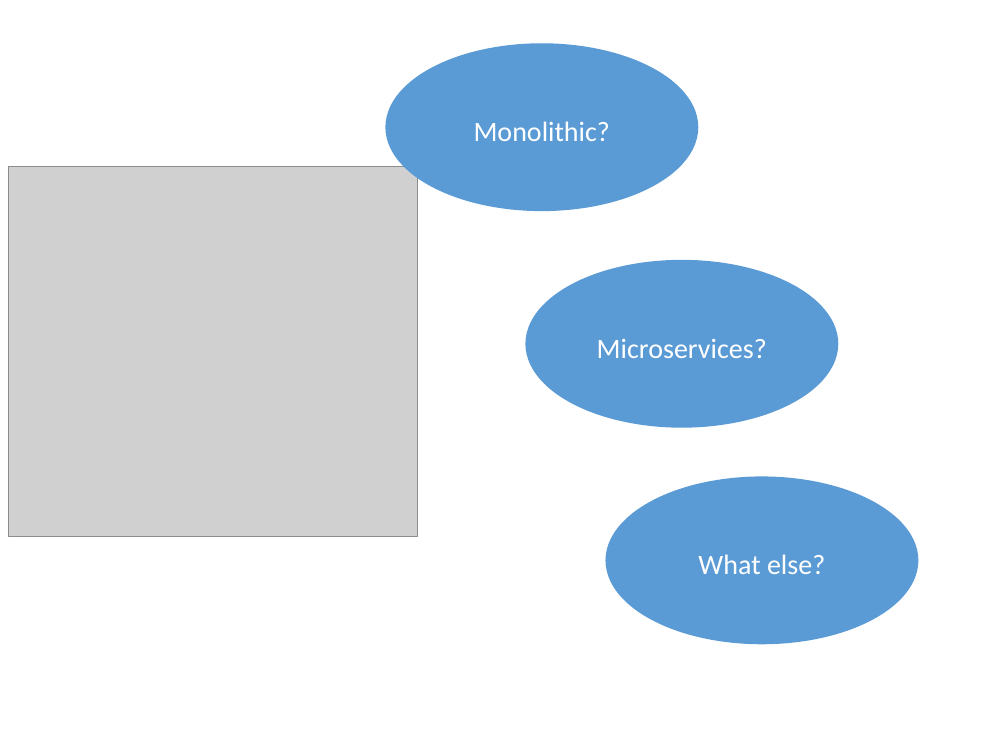
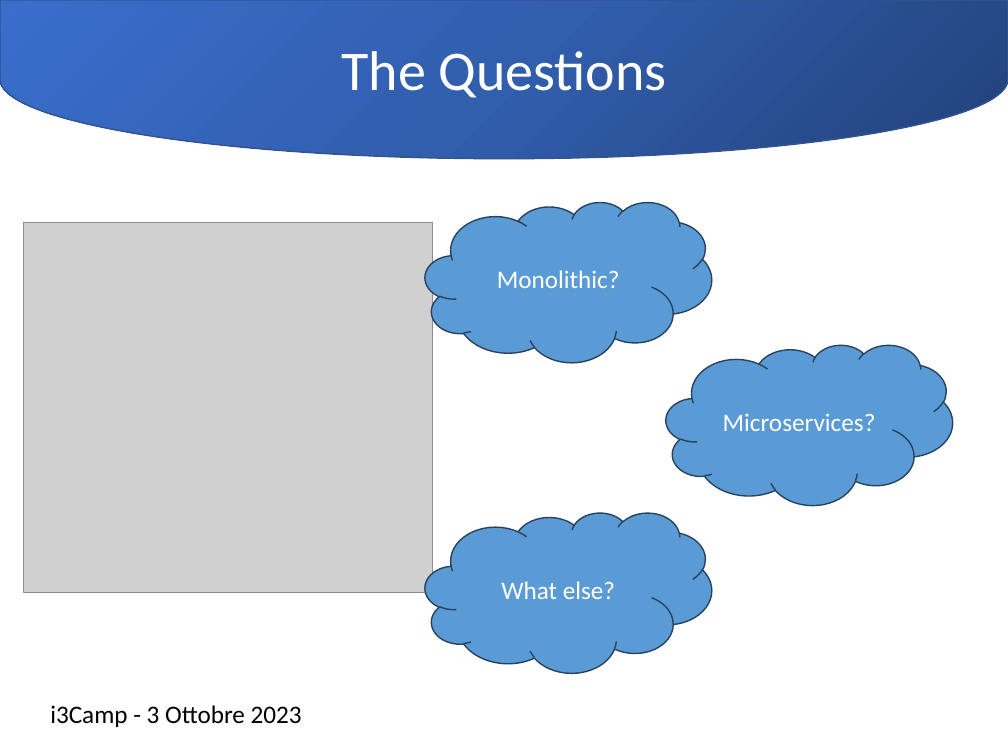
Before and after one commit to Ace68/slide, a slide deck: slide 4 of 2023/20231004-i3Camp/20231003-i3Camp.pptx. Drawn at 1008x756 pixels with LibreOffice and Linux fonts; fonts in the diff are those of the drawing; grey boxes stand for pictures; background and template pictures are left out. Boxes give left, top, right and bottom in pixels: in the first picture for what was removed or moved away, otherwise in the second. Text is boxed around its words. In the diff, an @@ line names an element or a change of style, - is before the commit and + after.

Commit message:
i3Camp 2023-10

```diff
--- a/2023/20231004-i3Camp/20231003-i3Camp.pptx
+++ b/2023/20231004-i3Camp/20231003-i3Camp.pptx
@@ flow chart delay added at (x1=0, y1=1, x2=1007, y2=159), fill gradient #23427A to #315EAD to #3A6FCE, outline #325491 1 pt, 40 pt, text #FFFFFF @@
+The Questions
@@ size 20 to 18 pt; line spacing 0.9 to 1; vertical alignment top to middle; ellipse to cloud; outline none to #28445D 1 pt in 3 elements at (x1=666, y1=345, x2=953, y2=505), (x1=425, y1=513, x2=712, y2=673), (x1=425, y1=202, x2=712, y2=362) @@
@@ cloud "Monolithic?" resized from (x1=385, y1=43, x2=698, y2=212) to (x1=425, y1=202, x2=712, y2=362) @@
@@ picture moved from (x1=9, y1=166, x2=417, y2=537) to (x1=24, y1=222, x2=432, y2=593) @@
@@ cloud "Microservices?" resized from (x1=525, y1=260, x2=838, y2=428) to (x1=666, y1=345, x2=953, y2=505) @@
@@ cloud "What else?" resized from (x1=606, y1=477, x2=918, y2=645) to (x1=425, y1=513, x2=712, y2=673) @@
@@ text added at (x1=50, y1=705, x2=302, y2=727), 18 pt, text #000000 @@
+i3Camp - 3 Ottobre 2023
```
Also in this commit, not shown: 6 other slides changed, 5 slides added, 4 slides removed.
